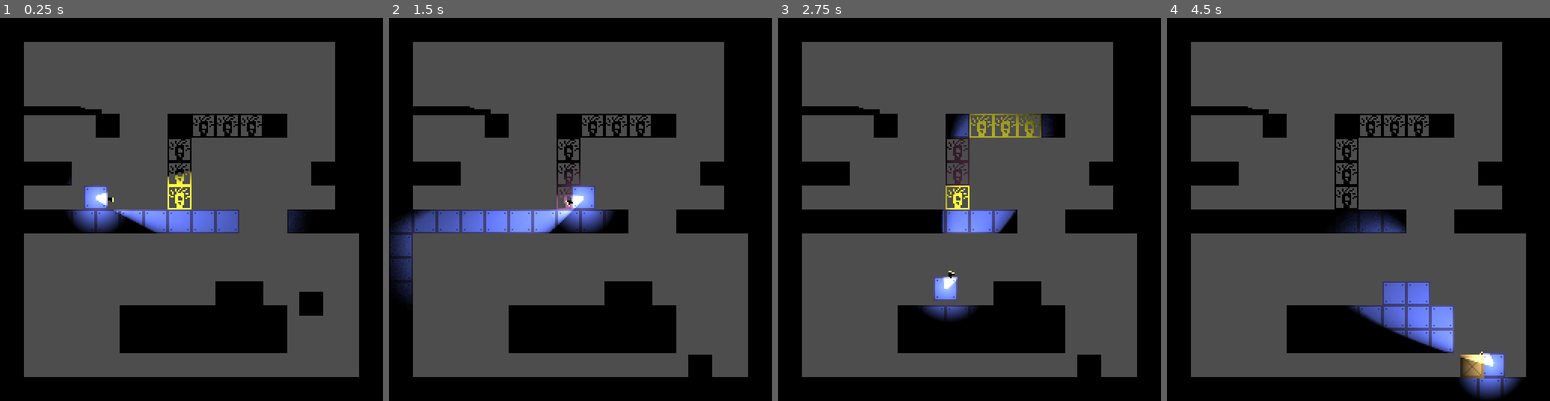
Above: before the commit, frames 1-4 (left to right).
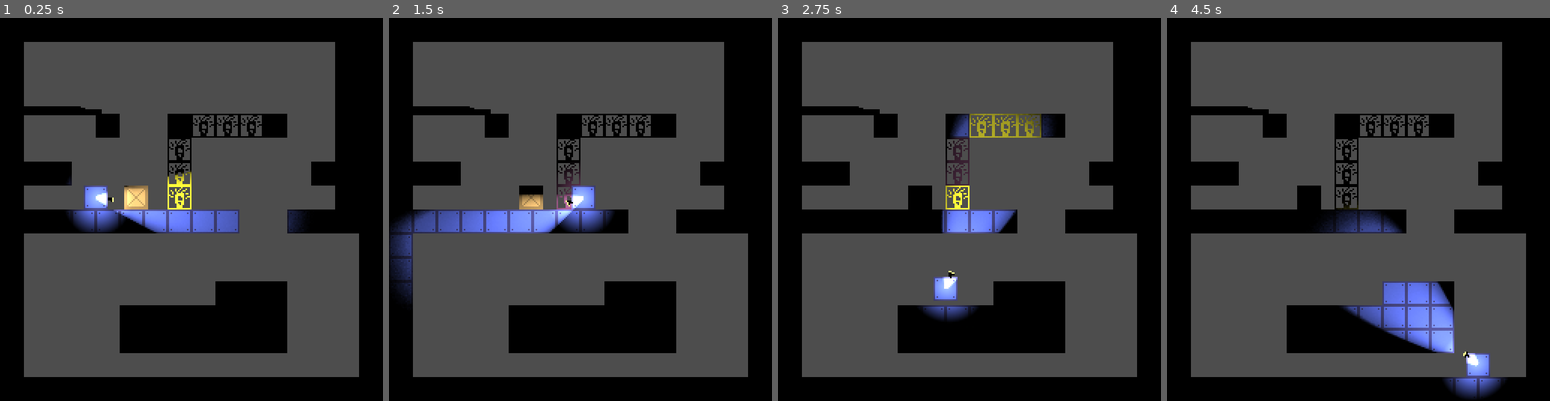
Above: after the commit, the same moments.

Repository: DylanPerry2098/ScreenTear
Game: Godot game, scene res://scenes/levels/test_room.tscn
Same seed, same stepped clock (60 frames per second), same inputs: the game is played once before the commit and once after it.
Inputs (mouse positions are in pixels of both pictures, inside the frame that each line leads up to):
- Up to frame 1 (0.25 s): no input
- Up to frame 2 (1.5 s): move the mouse to (664, 190) at 0.52 s; hold D (move_right) from 0.53 s (still down); tap E (interact) at 0.6, 1.35 s; tap Space (jump) at 0.77 s; move the mouse to (503, 228) at 1.27 s
- Up to frame 3 (2.75 s): tap Space (jump) at 1.52 s; move the mouse to (1007, 125) at 2.02 s; release D (move_right) at 2.03 s; hold A (move_left) from 2.03 s (still down); tap E (interact) at 2.1 s
- Up to frame 4 (4.5 s): move the mouse to (1339, 286) at 2.77 s; release A (move_left) at 2.78 s; hold D (move_right) 2.78-4.28 s; tap E (interact) at 2.85, 3.6, 4.35 s; tap Space (jump) at 3.02, 3.77 s; move the mouse to (1473, 266) at 3.52 s; tap Enter at 4.25 s; move the mouse to (1243, 152) at 4.27 s; hold A (move_left) from 4.28 s (still down)

The runs differ from the first frame. In frame 1, 1.2% of the frame differs, in the area x 32-85%, y 43-78%; in frame 2, 1.1%; in frame 3, 1.1%; in frame 4, 4.1%, in the area x 33-93%, y 43-100%.

Commit message:
box tweaks

Diff:
--- a/project.godot
+++ b/project.godot
@@ -80,7 +80,6 @@
 [physics]
 
 3d/physics_engine="Jolt Physics"
-2d/default_gravity=250.0
 
 [rendering]
 
--- a/scenes/gizmos/box.tscn
+++ b/scenes/gizmos/box.tscn
@@ -1,12 +1,13 @@
 [gd_scene format=3 uid="uid://dwylrlxy7xcpm"]
 
 [ext_resource type="Texture2D" uid="uid://bvcqaobpmrn3v" path="res://assets/box-placeholder.png" id="1_dqwf4"]
-[ext_resource type="Script" uid="uid://c8344yojwijmt" path="res://scenes/gizmos/box.gd" id="1_wylty"]
+[ext_resource type="Script" uid="uid://c8344yojwijmt" path="res://scripts/objects/box.gd" id="1_wylty"]
 
 [sub_resource type="RectangleShape2D" id="RectangleShape2D_wylty"]
-size = Vector2(14, 15)
+size = Vector2(14, 14)
 
-[node name="CollisionShape2D" type="RigidBody2D" unique_id=1527440110]
+[node name="Box" type="RigidBody2D" unique_id=1527440110]
+mass = 0.1
 lock_rotation = true
 script = ExtResource("1_wylty")
 
@@ -14,5 +15,5 @@
 texture = ExtResource("1_dqwf4")
 
 [node name="CollisionShape2D" type="CollisionShape2D" parent="." unique_id=710800748]
-position = Vector2(0, -0.5)
+position = Vector2(0, 1)
 shape = SubResource("RectangleShape2D_wylty")
--- a/scenes/levels/test_room.tscn
+++ b/scenes/levels/test_room.tscn
@@ -34,7 +34,7 @@
 [node name="TestRoom" type="Node2D" unique_id=2089002660]
 
 [node name="TileMapLayer" type="TileMapLayer" parent="." unique_id=1719518811]
-tile_map_data = PackedByteArray("AAAAAAgAAQAAAAAAAAABAAgAAQA …(1648 unchanged characters)… AAAAAAAAJAAsAAQAAAAAAAAAKAAsAAQAAAAAAAAA=")
+tile_map_data = PackedByteArray("AAAAAAgAAQAAAAAAAAABAAgAAQA …(1648 unchanged characters)… AAAAAAAAJAAsAAQAAAAAAAAAKAAsAAQAAAAAAAAALAAsAAQAAAAAAAAA=")
 tile_set = SubResource("TileSet_i31h3")
 
 [node name="CanvasModulate" type="CanvasModulate" parent="." unique_id=676089084]
@@ -48,5 +48,4 @@
 position = Vector2(64, 112)
 
 [node name="CollisionShape2D" parent="." unique_id=1527440110 instance=ExtResource("6_asmw1")]
-position = Vector2(208, 184)
-mass = 0.1
+position = Vector2(91, 113)
--- a/scripts/player/player.gd
+++ b/scripts/player/player.gd
@@ -62,6 +62,12 @@
 	state_machine.physics_update(delta)
 	move_and_slide()
 
+	for i in get_slide_collision_count():
+		var c := get_slide_collision(i)
+		if c.get_collider() is RigidBody2D:
+			var crb := c.get_collider() as RigidBody2D
+			crb.apply_central_force(-c.get_normal() * delta * 7000)
+
 func _process(delta: float) -> void:
 	state_machine.update(delta)
 	light_center.look_at(get_global_mouse_position())
--- a/scripts/state_machine/player/pr_run_state.gd
+++ b/scripts/state_machine/player/pr_run_state.gd
@@ -16,7 +16,7 @@
 	last_x_direction = 0
 	frames_without_horizontal_input = 0
 
-func physics_update(_delta: float) -> Transition:
+func physics_update(delta: float) -> Transition:
 	parent.flip_sprite_by_velocity()
 	parent.velocity.x = input_handler.get_horizontal_movement() * parent.speed
 
@@ -38,12 +38,6 @@
 
 	last_x_direction = parent.velocity.x if parent.velocity.x != 0 else last_x_direction
 
-	for i in parent.get_slide_collision_count():
-		var c := parent.get_slide_collision(i)
-		if c.get_collider() is RigidBody2D:
-			var crb := c.get_collider() as RigidBody2D
-			crb.apply_central_impulse(-c.get_normal() * 2)
-
 	return Transition.NONE
 
 func play_turn_animation() -> void:
Renamed: scenes/gizmos/box.gd -> scripts/objects/box.gd
Renamed: scenes/gizmos/box.gd.uid -> scripts/objects/box.gd.uid
